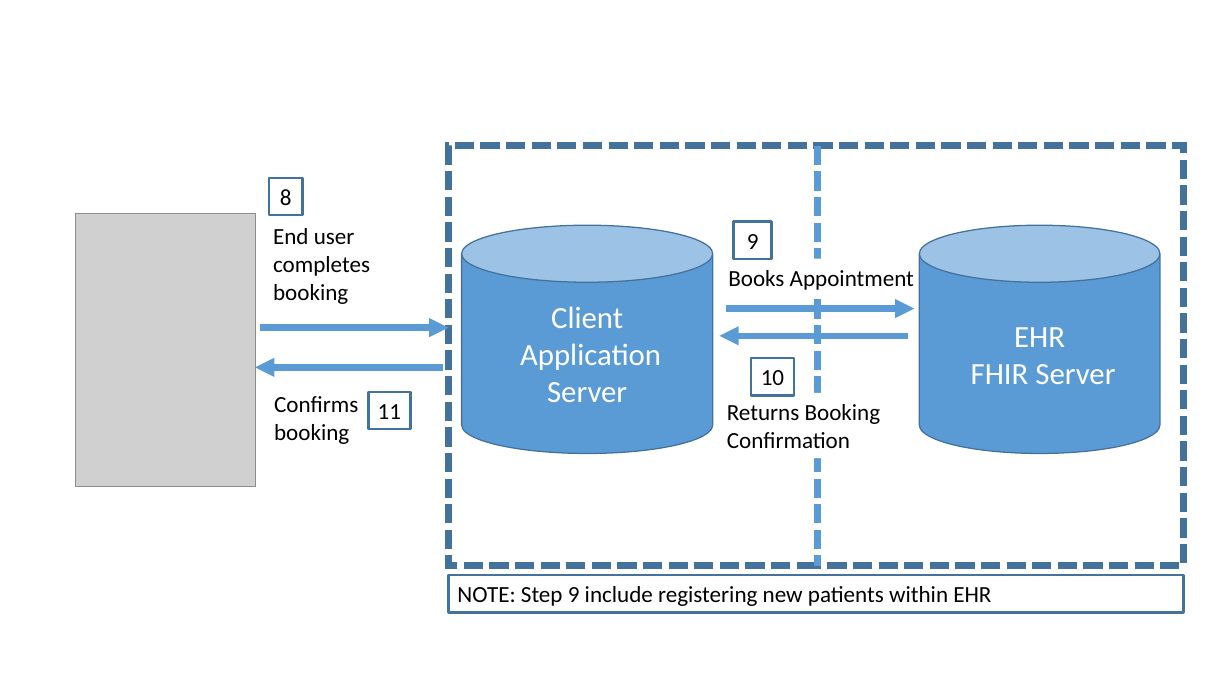
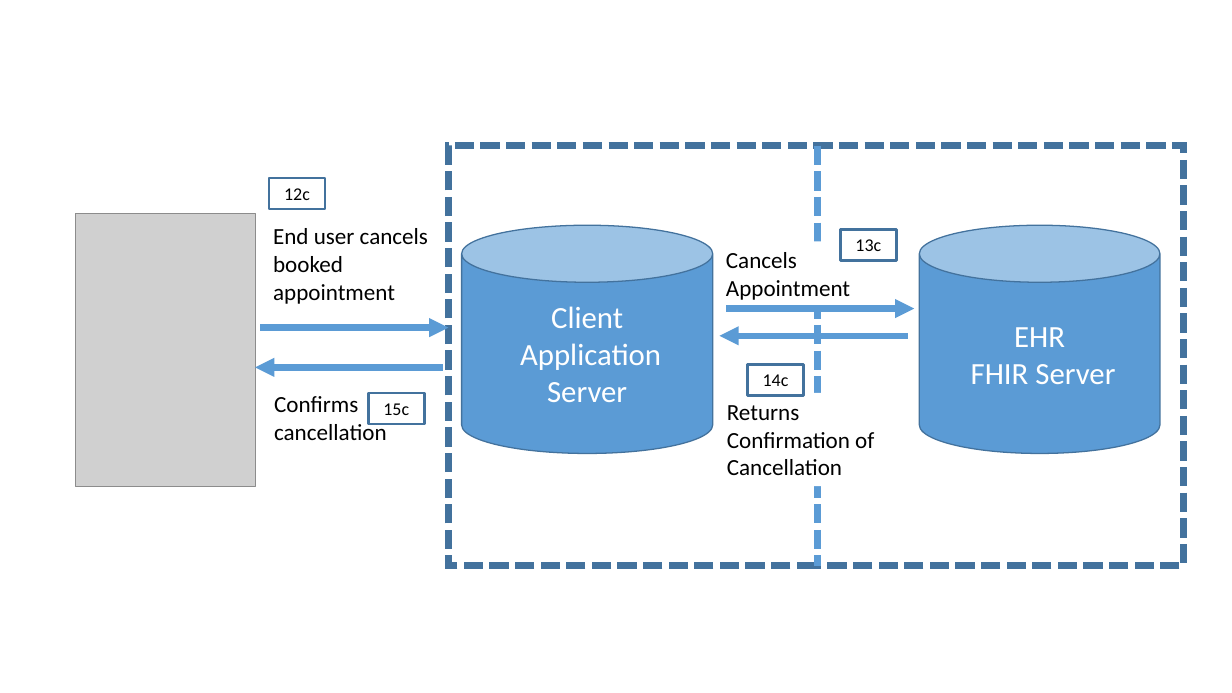
Before and after one commit to argonautproject/scheduling, a slide deck: slide 7 of meeting-notes/WorkFlowDiagrams.pptx. Drawn at 1232x693 pixels with LibreOffice and Linux fonts; fonts in the diff are those of the drawing; grey boxes stand for pictures. Boxes give left, top, right and bottom in pixels: in the first picture for what was removed or moved away, otherwise in the second. Text is boxed around its words. In the diff, an @@ line names an element or a change of style, - is before the commit and + after.

```diff
--- a/meeting-notes/WorkFlowDiagrams.pptx
+++ b/meeting-notes/WorkFlowDiagrams.pptx
@@ rectangle "12c" resized from (x1=269, y1=178, x2=302, y2=215) to (x1=269, y1=178, x2=325, y2=210) @@
@@ text in rectangle at (x1=284, y1=188, x2=310, y2=200): text changed; size 18 to 14 pt @@
-8
+12c
@@ text at (x1=273, y1=228, x2=428, y2=304): text changed @@
-End user completes booking
+End user cancels booked appointment
@@ rectangle removed at (x1=734, y1=222, x2=772, y2=259) @@
-9
@@ rectangle added at (x1=840, y1=229, x2=897, y2=261), outline #43739E 2 pt, 14 pt, text #000000 @@
+13c
@@ rectangle "Cancels Appointment" resized from (x1=728, y1=270, x2=914, y2=290) to (x1=717, y1=241, x2=924, y2=307) @@
@@ text in rectangle at (x1=726, y1=252, x2=850, y2=300): text changed @@
-Books Appointment
+Cancels Appointment
@@ rectangle removed at (x1=751, y1=359, x2=794, y2=396) @@
-10
@@ rectangle added at (x1=748, y1=364, x2=804, y2=396), outline #43739E 2 pt, 14 pt, text #000000 @@
+14c
@@ text at (x1=274, y1=396, x2=387, y2=440): text changed @@
-Confirms booking
+Confirms cancellation
@@ rectangle removed at (x1=369, y1=392, x2=410, y2=429) @@
-11
@@ rectangle added at (x1=369, y1=393, x2=425, y2=424), outline #43739E 2 pt, 14 pt, text #000000 @@
+15c
@@ text at (x1=727, y1=405, x2=874, y2=475): text changed @@
-Returns Booking
-Confirmation
+Returns
+Confirmation of Cancellation
@@ rectangle removed at (x1=448, y1=575, x2=1184, y2=612) @@
-NOTE: Step 9 include registering new patients within EHR
```
Also in this commit, not shown: 2 other slides changed, 3 other files.
